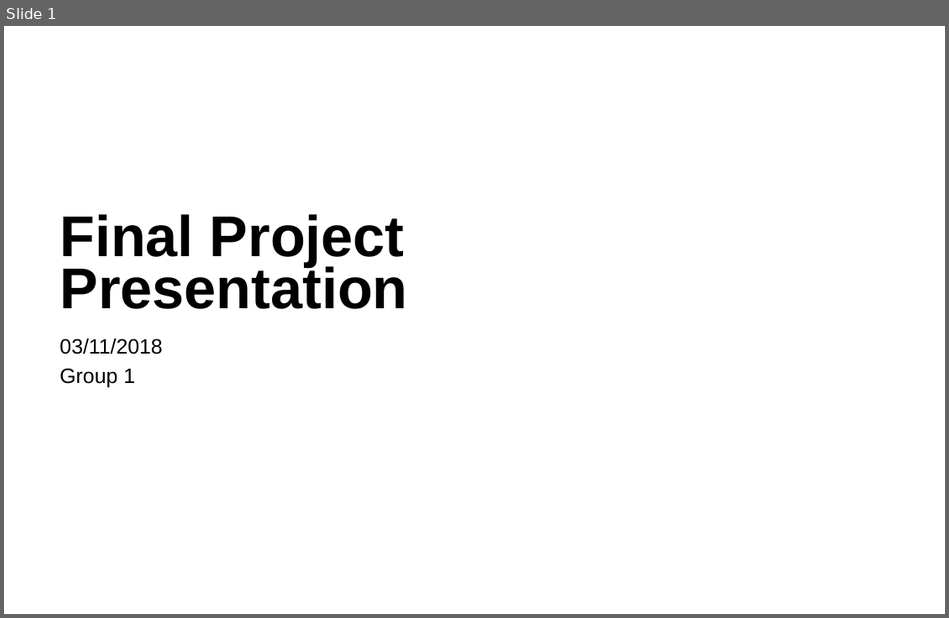
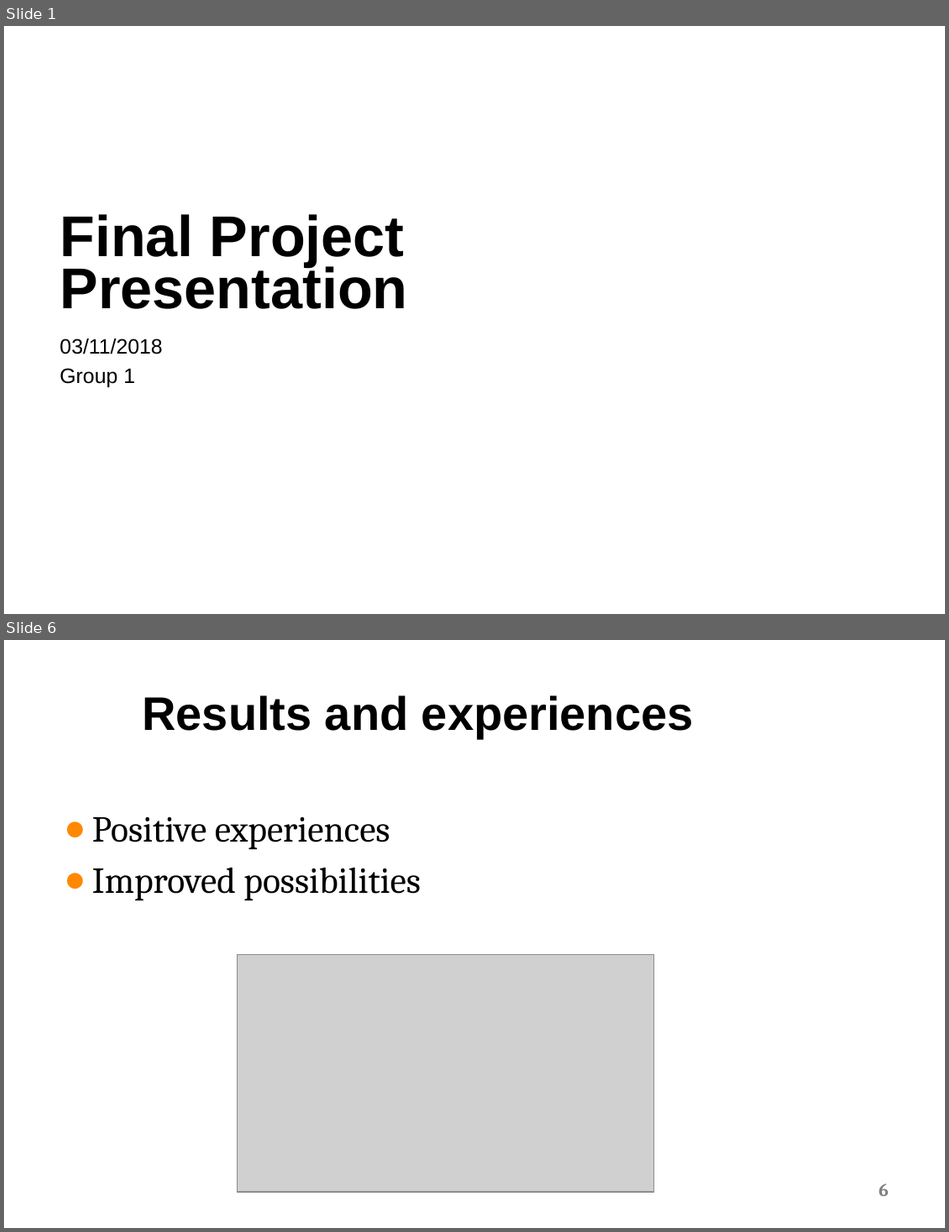
Before and after one commit to vladodjuka/cdt401-online-component-repository, a slide deck: Documentation/Presentations/FinalPresentation.pptx. Shown one above the other, each under a label of ours: slide 1 before the commit, slides 1 and 6 after it; the slides between them are not shown. The pictures are 949x618 and 949x1232 pixels, drawn with LibreOffice and Linux fonts; fonts in the diff are those of the drawing; grey boxes stand for pictures; background and template pictures are left out. Boxes give left, top, right and bottom in pixels: in the first picture for what was removed or moved away, otherwise in the second. Text is boxed around its words. In the diff, an @@ line names an element or a change of style, - is before the commit and + after.

```diff
--- a/Documentation/Presentations/FinalPresentation.pptx
+++ b/Documentation/Presentations/FinalPresentation.pptx
@@ slide 6 added at [4,640,945,1228], background #FFFFFF @@
@@ title added at [142,695,694,738], 36 pt, text #000000, bold @@
+Results and experiences
@@ text added at [92,817,421,900], 28 pt, text #000000 @@
+● Positive experiences
+● Improved possibilities
@@ picture added at [238,954,654,1191] @@
@@ page number added at [878,1183,889,1196], 14 pt, text #808080, bold @@
+6
```
Also in this commit, not shown: 3 slides changed, 8 other slides added.
